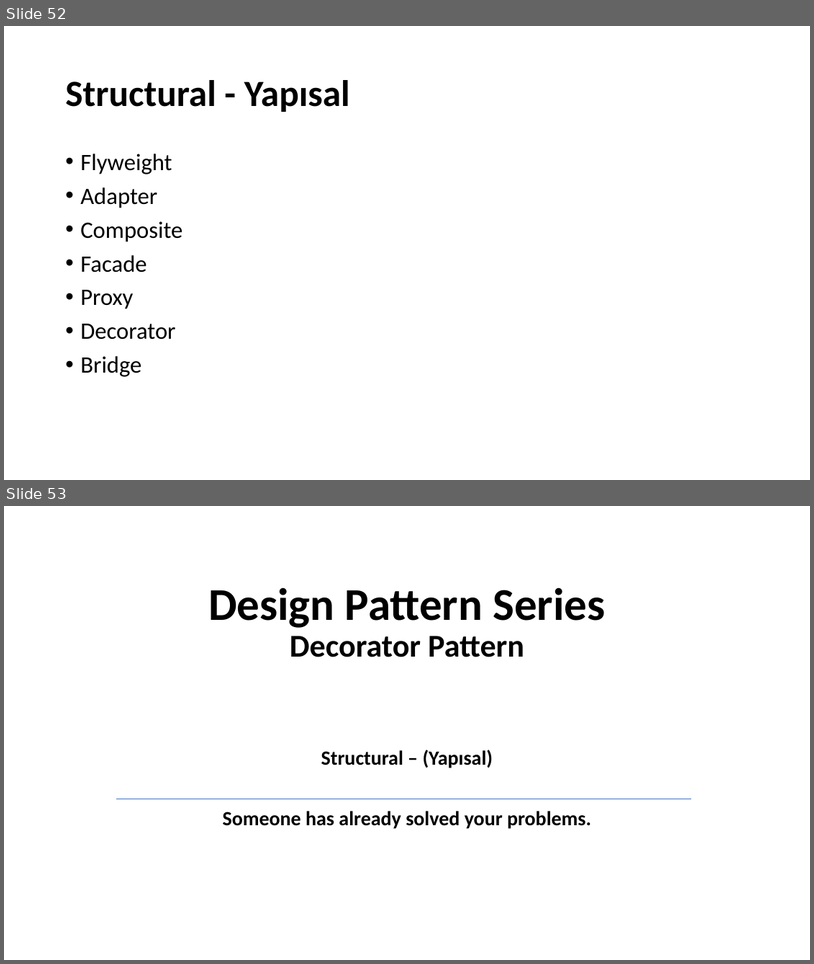
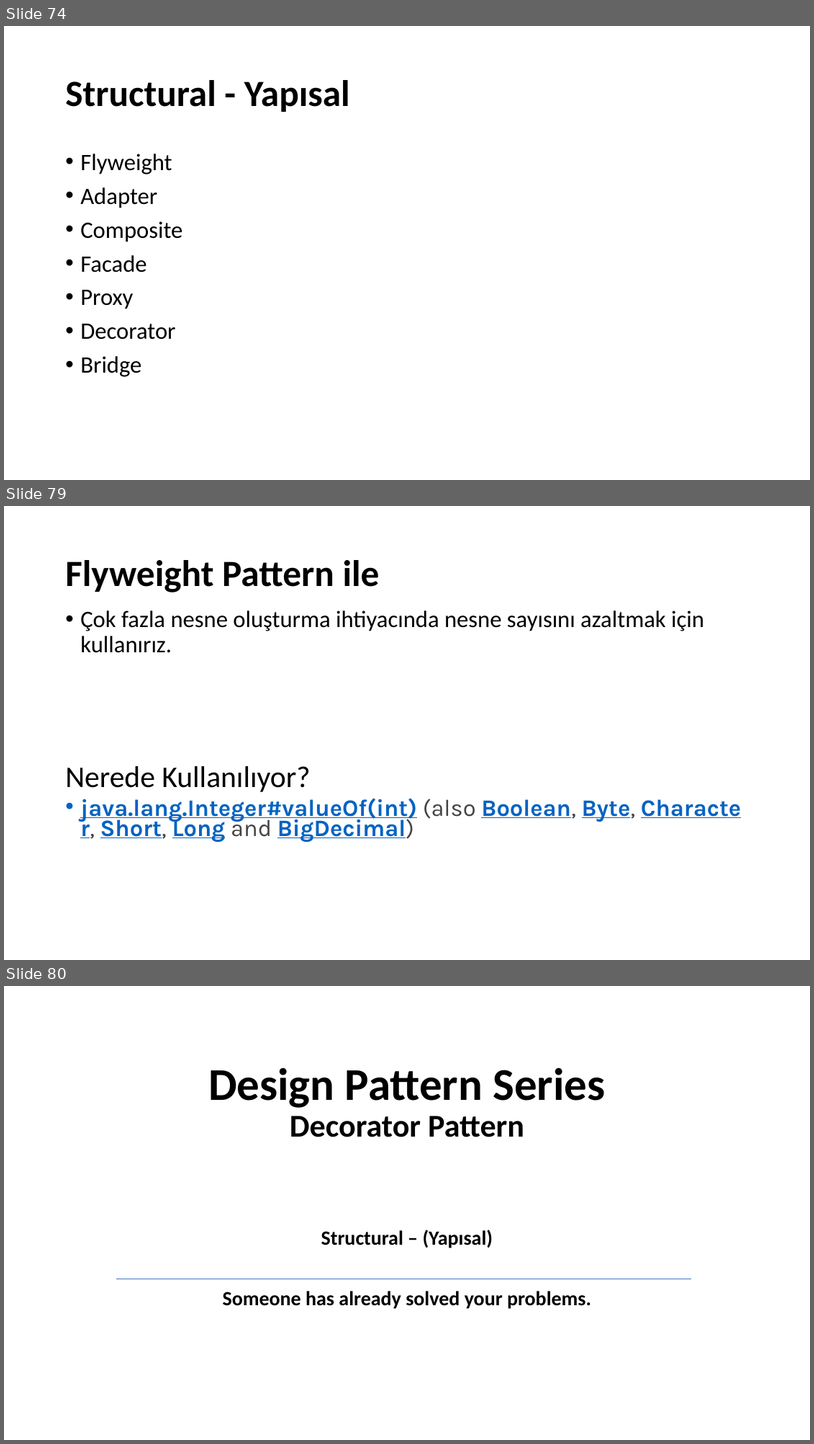
Before and after one commit to umiitkose/DesignPattern-Umiitkose, a slide deck: Tasarımdesenleri.pptx. Shown one above the other, each under a label of ours: slides 52 and 53 before the commit, slides 74, 79 and 80 after it; the slides between them are not shown. The pictures are 814x964 and 814x1444 pixels, drawn with LibreOffice and Linux fonts; fonts in the diff are those of the drawing. Boxes give left, top, right and bottom in pixels: in the first picture for what was removed or moved away, otherwise in the second. Text is boxed around its words. In the diff, an @@ line names an element or a change of style, - is before the commit and + after.

```diff
--- a/Tasarımdesenleri.pptx
+++ b/Tasarımdesenleri.pptx
@@ slide 79 added at (4,506,810,960), background #FFFFFF @@
@@ title added at (65,560,380,592), 44 pt, text #000000, bold @@
+Flyweight Pattern ile
@@ text added at (80,610,705,653), 28 pt, text #000000 @@
+• Çok fazla nesne oluşturma ihtiyacında nesne sayısını azaltmak için kullanırız.
@@ text added at (65,766,636,842), 28 pt, text #0563C1, bold, underline @@
+Nerede Kullanılıyor?
+• java.lang.Integer#valueOf(int) (also Boolean, Byte, Character, Short, Long and BigDecimal)
@@ what was slide 52 is now slide 74 @@
@@ what was slide 53 is now slide 80 @@
```
Also in this commit, not shown: 6 slides changed, 27 other slides added, 2 slides removed.
